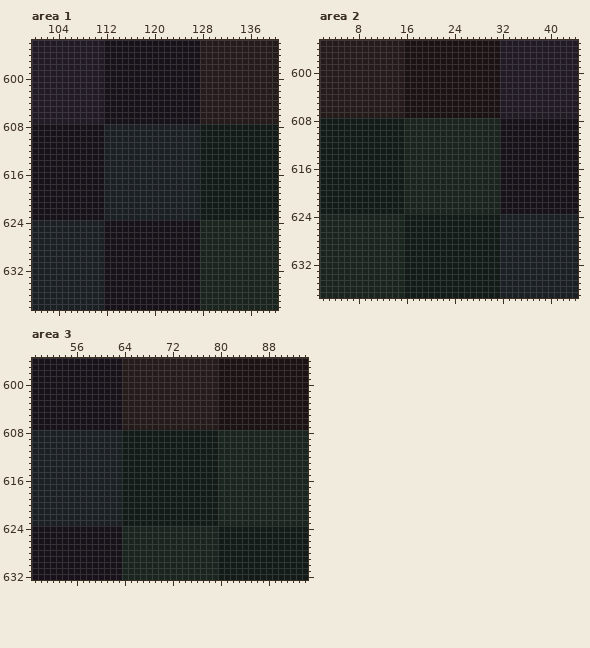
Pixel-art file -- assets/sprites/atlas/env.ase. That is the earlier state.
736x736 pixels, 1 frame. Colours within 5 levels of each other are drawn and written as one. Shown: area 1: x 100..140, y 594..638; area 2: x 2..44, y 595..637; area 3: x 49..94, y 596..632. The commit also changed other parts of the picture, which this record leaves out.
New version:
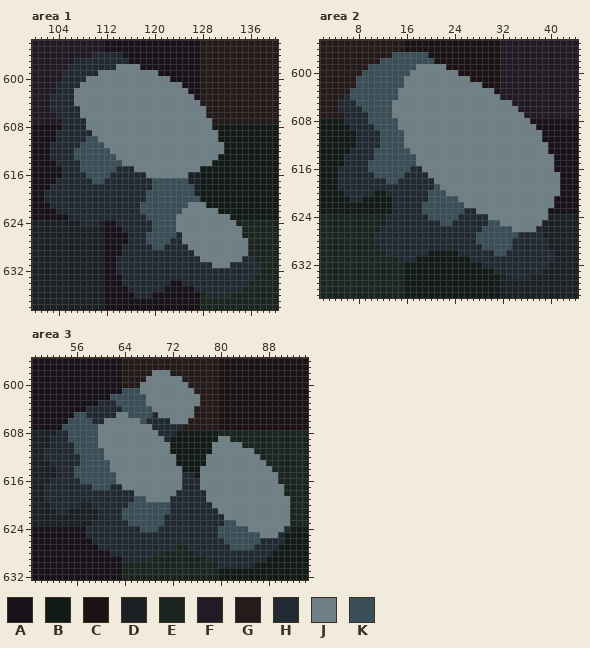
Palette (. is transparent): A #171219  B #131b18  C #1b1313  D #1b2025  E #1b251f  F #221b25  G #251b1b  H #212a33  J #6f8086  K #3b4f59
What changed:
Changed rows in their new state; - is an unchanged pixel.
Area 1, layer "boulders":
first column x 102:
596 --------HHHHH-----------------------
597 -----HHHHHHHHH----------------------
598 ----HHHHHHHHJJJJ--------------------
599 ---HHHHHHJJJJJJJJJJ-----------------
600 ---HHHHJJJJJJJJJJJJJJ---------------
601 --HHHHJJJJJJJJJJJJJJJJJ-------------
602 --HHHJJJJJJJJJJJJJJJJJJJ------------
603 -HHHHJJJJJJJJJJJJJJJJJJJJ-----------
604 -HHHHJJJJJJJJJJJJJJJJJJJJJ----------
605 -HHHHHJJJJJJJJJJJJJJJJJJJJJ---------
606 --HHHHJJJJJJJJJJJJJJJJJJJJJ---------
607 ---HHHHJJJJJJJJJJJJJJJJJJJJJ--------
608 ---HHHHJJJJJJJJJJJJJJJJJJJJJ--------
609 --HHHHHHJJJJJJJJJJJJJJJJJJJJJ-------
610 --HHHHHKKJJJJJJJJJJJJJJJJJJJJ-------
611 -HHHHHKKKKJJJJJJJJJJJJJJJJJJJJ------
612 -HHHHKKKKKKJJJJJJJJJJJJJJJJJJJ------
613 -HHHHKKKKKKKJJJJJJJJJJJJJJJJJ-------
614 --HHHHKKKKKKKJJJJJJJJJJJJJJJ--------
615 ---HHHKKKKKKHHHJJJJJJJJJJJ----------
616 ---HHHHKKKKHHHHHHJJJJJJJ------------
617 --HHHHHHKKHHHHHHHHKKKKKK------------
618 -HHHHHHHHHHHHHHHHHKKKKKKK-----------
619 HHHHHHHHHHHHHHHHHKKKKKKKK-----------
620 HHHHHHHHHHHHHHHHHKKKKKKKKK----------
621 -HHHHHHHHHHHHHHHKKKKKKKKJJJ---------
622 --HHHHHHHHHHHHHHKKKKKKKJJJJJJ-------
623 ----HHHHHHHHHHHHHKKKKKJJJJJJJJJ-----
624 ------HHH---HHHHHHKKKKJJJJJJJJJJ----
625 -------------HHHHHKKKKJJJJJJJJJJJ---
626 --------------HHHKKKKKHJJJJJJJJJJ---
627 --------------HHHKKKKHHJJJJJJJJJJJ--
628 -------------HHHHHKKHHHHJJJJJJJJJJ--
629 -------------HHHHHHHHHHHHJJJJJJJJJ--
630 ------------HHHHHHHHHHHHHHJJJJJJJHH-
631 ------------HHHHHHHHHHHHHHHHJJJHHHHH
632 ------------HHHHHHHHHHHHHHHHHHHHHHHH
633 -------------HHHHHHHHHHHHHHHHHHHHHH-
634 -------------HHHHHHHH--HHHHHHHHHHH--
635 --------------HHHHHH-----HHHHHHHH---
636 ---------------HHH---------HHHH-----
Area 2, layer "boulders":
first column x 5:
597 ---------KKKKKK----------------------
598 -------KKKKKKKKK---------------------
599 -----KKKKKKKKJJJJJ-------------------
600 ----KKKKKKKKJJJJJJJJ-----------------
601 ---KKKKKKKKJJJJJJJJJJJ---------------
602 ---KKKKKKKKJJJJJJJJJJJJJ-------------
603 --KKKKKKKKJJJJJJJJJJJJJJJJ-----------
604 -HKKKKKKKKJJJJJJJJJJJJJJJJJ----------
605 HHHKKKKKKJJJJJJJJJJJJJJJJJJJJ--------
606 HHHHKKKKKJJJJJJJJJJJJJJJJJJJJJ-------
607 -HHHHKKKKJJJJJJJJJJJJJJJJJJJJJJ------
608 -HHHHKKKKKJJJJJJJJJJJJJJJJJJJJJJ-----
609 --HHHHKKKKJJJJJJJJJJJJJJJJJJJJJJJ----
610 ---HHHHKKKKJJJJJJJJJJJJJJJJJJJJJJJ---
611 ---HHHHKKKKJJJJJJJJJJJJJJJJJJJJJJJ---
612 ---HHHHKKKKJJJJJJJJJJJJJJJJJJJJJJJJ--
613 --HHHHKKKKKKJJJJJJJJJJJJJJJJJJJJJJJ--
614 -HHHHHKKKKKKKJJJJJJJJJJJJJJJJJJJJJJJ-
615 -HHHHKKKKKKKKJJJJJJJJJJJJJJJJJJJJJJJ-
616 HHHHHKKKKKKKHHJJJJJJJJJJJJJJJJJJJJJJ-
617 HHHHHHKKKKKHHHHJJJJJJJJJJJJJJJJJJJJJJ
618 HHHHHHHHKKHHHHHHJJJJJJJJJJJJJJJJJJJJJ
619 HHHHHHHHHHHHHHHHKJJJJJJJJJJJJJJJJJJJJ
620 -HHHHH--HHHHHHHKKKJJJJJJJJJJJJJJJJJJJ
621 --HH-----HHHHHHKKKKKJJJJJJJJJJJJJJJJ-
622 ---------HHHHHKKKKKKKJJJJJJJJJJJJJJJ-
623 ---------HHHHHKKKKKKKHHJJJJJJJJJJJJ--
624 --------HHHHHHHKKKKKHHHHHJJJJJJJJJJ--
625 --------HHHHHHHHHKKHHHHHHKKJJJJJJJ---
626 -------HHHHHHHHHHHHHHHHHKKKKKJJJJH---
627 ------HHHHHHHHHHHHHHHHHKKKKKKKHHHH---
628 ------HHHHHHHHHHHHHHHHHKKKKKKHHHHHH--
629 -------HHHHHHHHHHHHHHHHHKKKKKHHHHHH--
630 --------HHHHHHH-----HHHHHHKKHHHHHHHH-
631 ----------HHH---------HHHHHHHHHHHHHH-
632 ------------------------HHHHHHHHHHH--
633 --------------------------HHHHHHHH---
634 ----------------------------HHHH-----
Area 3, layer "boulders":
first column x 51:
598 ------------------JJJ--------------------
599 -----------------JJJJJJ------------------
600 ----------------JJJJJJJJ-----------------
601 -------------KKKJJJJJJJJJ----------------
602 -----------KKKKKKJJJJJJJJJ---------------
603 ---------HHHKKKKKJJJJJJJJJ---------------
604 -------HHHHHHKKKKKJJJJJJJ----------------
605 -----KKHHHHHJJKKKKHJJJJJJ----------------
606 ----KKKKHHJJJJJJKHHHHJJJ-----------------
607 ---KKKKKKJJJJJJJJJHHHHH------------------
608 --HHKKKKKJJJJJJJJJJHHH-------------------
609 -HHHKKKKKJJJJJJJJJJJH--------JJ----------
610 -HHHHKKKKJJJJJJJJJJJJ-------JJJJJ--------
611 HHHHHKKKKKJJJJJJJJJJJ-------JJJJJJJ------
612 HHHHHHKKKKJJJJJJJJJJJJ-----JJJJJJJJJ-----
613 -HHHHHKKKKKJJJJJJJJJJJ-----JJJJJJJJJJ----
614 --HHHKKKKKKJJJJJJJJJJJJ---JJJJJJJJJJJJ---
615 --HHHKKKKKKKJJJJJJJJJJJHH-JJJJJJJJJJJJJ--
616 -HHHHHKKKKKKJJJJJJJJJJJHHHJJJJJJJJJJJJJ--
617 HHHHHHHHKKKHHJJJJJJJJJJHHHJJJJJJJJJJJJJJ-
618 HHHHHHHHHHHHHHHJJJJJJJHHHHHJJJJJJJJJJJJJ-
619 HHHHHHHHHHHHHHHKKJJJJHHHHHHJJJJJJJJJJJJJJ
620 -HHHHH--HHHHHHKKKKKKKHHHHHHHJJJJJJJJJJJJJ
621 --HH-----HHHHKKKKKKKKHHHHHHHHJJJJJJJJJJJJ
622 ---------HHHHKKKKKKKHHHHHHHHHHJJJJJJJJJJJ
623 --------HHHHHHKKKKKKHHHHHHHHHHKKJJJJJJJJJ
624 -------HHHHHHHHHKKKHHHHHHHHHHKKKKKJJJJJJH
625 -------HHHHHHHHHHHHHHHHHHHHHHKKKKKKKJJJH-
626 --------HHHHHHHHHHHHHHHHHHHHHHKKKKKKHHHH-
627 ---------HHHHHHHHHHHHH--HHHHHHHKKKKHHHH--
628 -----------HHHHHHHHH-----HHHHHHHHHHHHH---
629 -------------HHHHH---------HHHHHHHHHH----
630 -----------------------------HHHHHH------
Changed places in both pictures, as pixel boxes (x1, y1, x2, y2):
changed: (44, 52, 260, 298)
changed: (338, 52, 560, 280)
changed: (44, 370, 290, 568)
